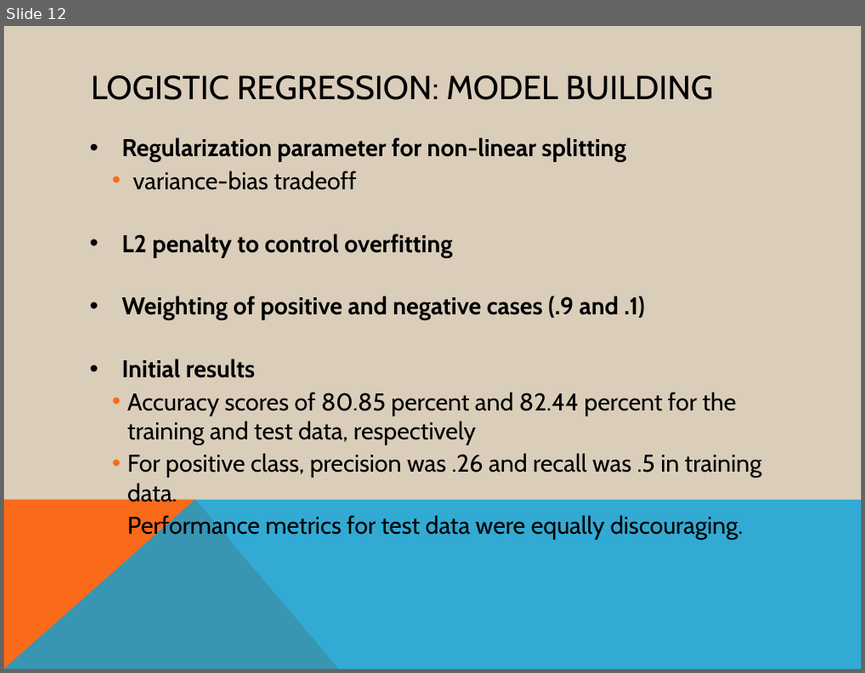
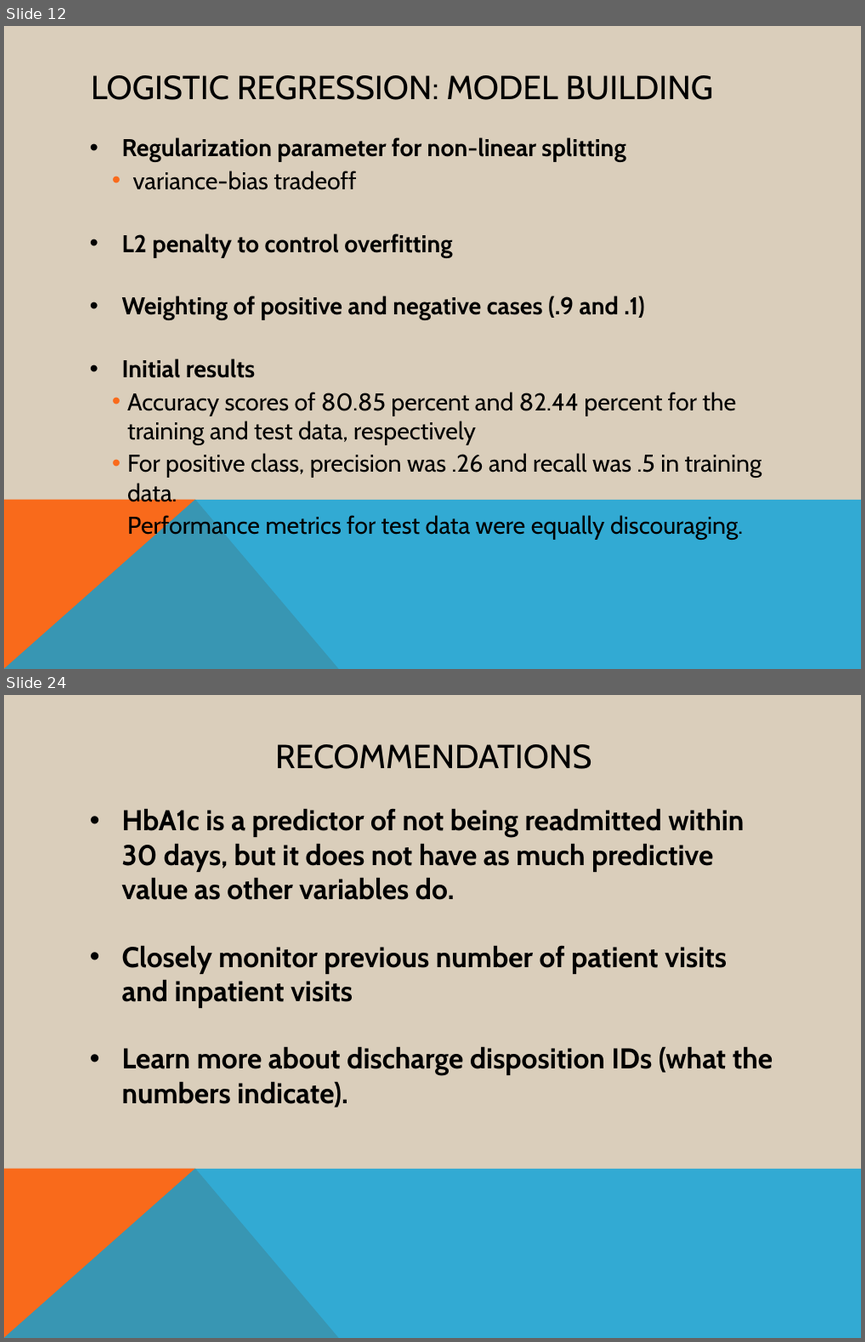
Before and after one commit to AOlden/sb-projects, a slide deck: diabetes_readmission/CP1_deck.pptx. Shown one above the other, each under a label of ours: slide 12 before the commit, slides 12 and 24 after it; the slides between them are not shown. The pictures are 865x673 and 865x1342 pixels, drawn with LibreOffice and Linux fonts; fonts in the diff are those of the drawing. Boxes give left, top, right and bottom in pixels: in the first picture for what was removed or moved away, otherwise in the second. Text is boxed around its words. In the diff, an @@ line names an element or a change of style, - is before the commit and + after.

```diff
--- a/diabetes_readmission/CP1_deck.pptx
+++ b/diabetes_readmission/CP1_deck.pptx
@@ slide 24 added at (x1=4, y1=695, x2=861, y2=1338), background #DACEBB; not listed: 2 template elements that a slide beside it also shows @@
@@ title added at (x1=275, y1=744, x2=591, y2=769), 28 pt, text #000000 @@
+RECOMMENDATIONS
@@ text added at (x1=122, y1=808, x2=772, y2=1107), 24 pt, text #000000, bold @@
+• HbA1c is a predictor of not being readmitted within 30 days, but it does not have as much predictive value as other variables do.
+• Closely monitor previous number of patient visits and inpatient visits
+• Learn more about discharge disposition IDs (what the numbers indicate).
```
Also in this commit, not shown: 12 other slides added, 2 slides removed.
